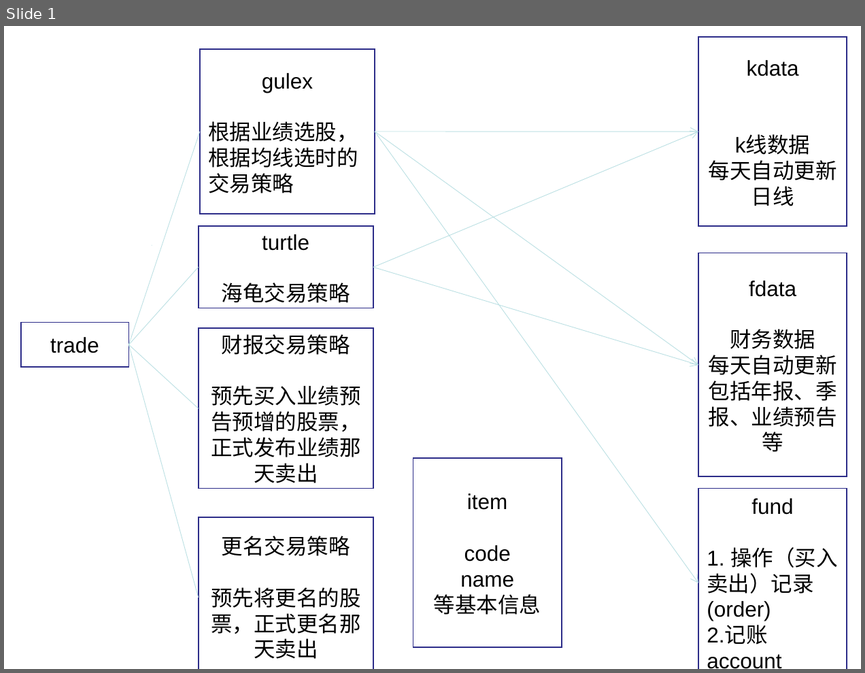
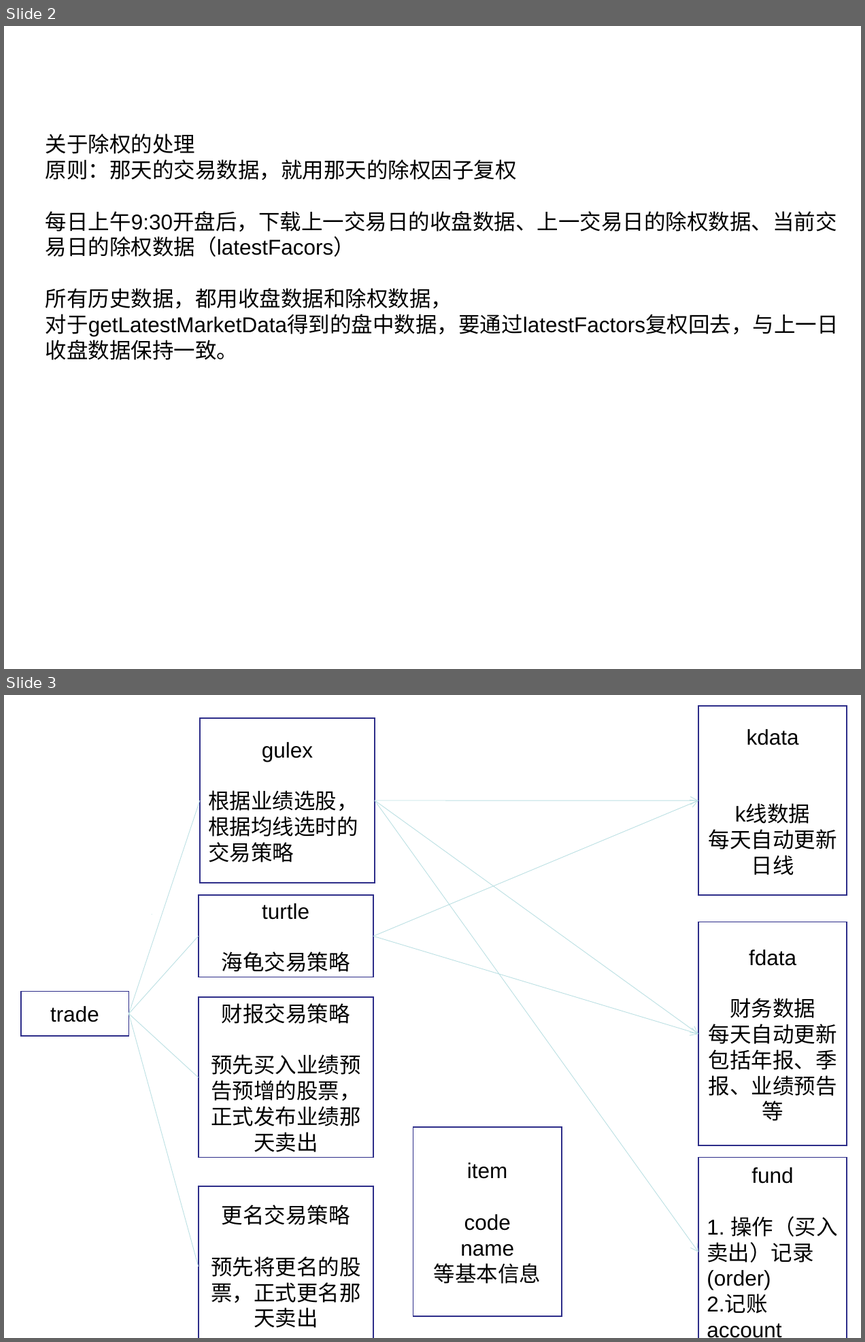
Before and after one commit to dofoyo/istock, a slide deck: istock.ppt. Shown one above the other, each under a label of ours: slide 1 before the commit, slides 2 and 3 after it. The pictures are 865x673 and 865x1342 pixels, drawn with LibreOffice and Linux fonts; fonts in the diff are those of the drawing. Boxes give left, top, right and bottom in pixels: in the first picture for what was removed or moved away, otherwise in the second. Text is boxed around its words. In the diff, an @@ line names an element or a change of style, - is before the commit and + after.

```diff
--- a/istock.ppt
+++ b/istock.ppt
@@ slide 2 added at (4, 26, 861, 669), background #FFFFFF @@
@@ text added at (45, 133, 838, 360), 18 pt, text #000000 @@
+关于除权的处理
+原则：那天的交易数据，就用那天的除权因子复权
+每日上午9:30开盘后，下载上一交易日的收盘数据、上一交易日的除权数据、当前交易日的除权数据（latestFacors）
+所有历史数据，都用收盘数据和除权数据，
+对于getLatestMarketData得到的盘中数据，要通过latestFactors复权回去，与上一日收盘数据保持一致。
@@ what was slide 1 is now slide 3 @@
```
Also in this commit, not shown: 1 other slide added, 55 other files.
